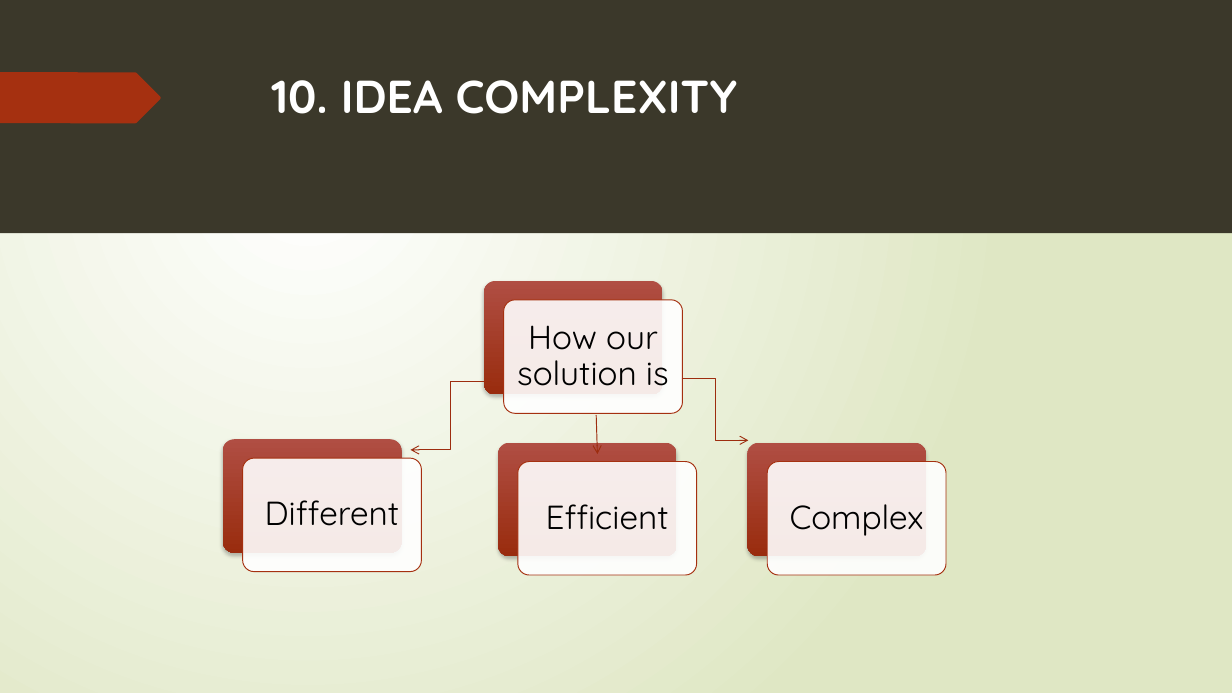
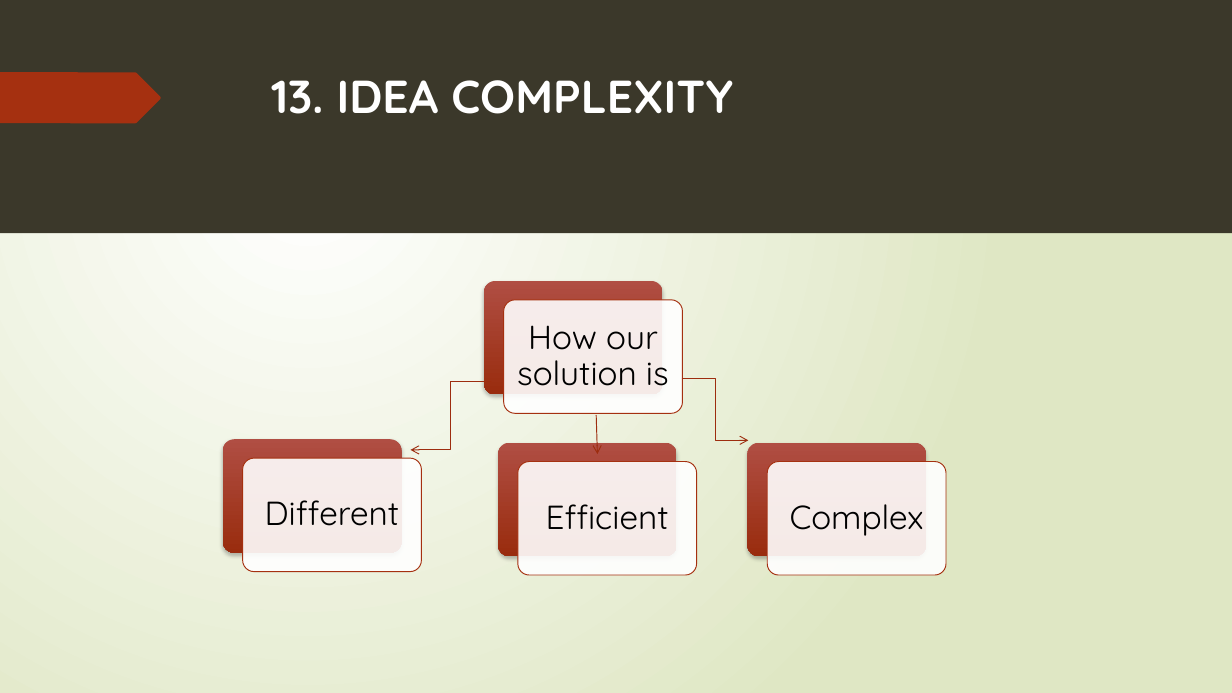
Before and after one commit to 15831944/2d-to-3d, a slide deck: slide 17 of Project slides.pptx. Drawn at 1232x693 pixels with LibreOffice and Linux fonts; fonts in the diff are those of the drawing. Boxes give left, top, right and bottom in pixels: in the first picture for what was removed or moved away, otherwise in the second. Text is boxed around its words. In the diff, an @@ line names an element or a change of style, - is before the commit and + after.

```diff
--- a/Project slides.pptx
+++ b/Project slides.pptx
@@ title at bbox=[271, 80, 733, 114]: text changed @@
-10. IDEA COMPLEXITY
+13. IDEA COMPLEXITY
```
Also in this commit, not shown: 13 other slides changed.
